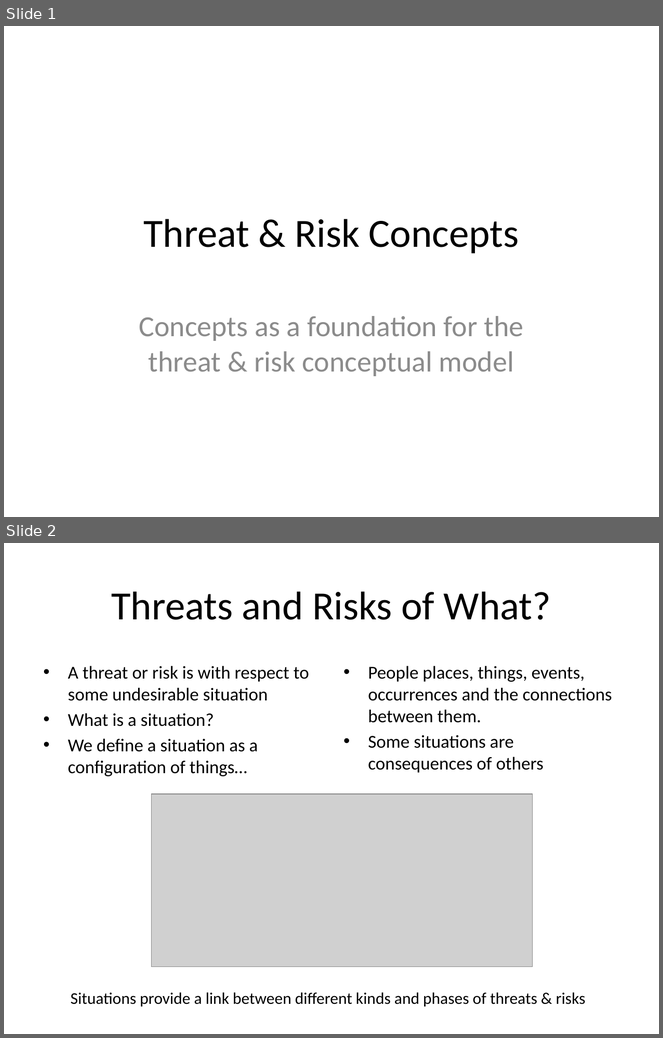
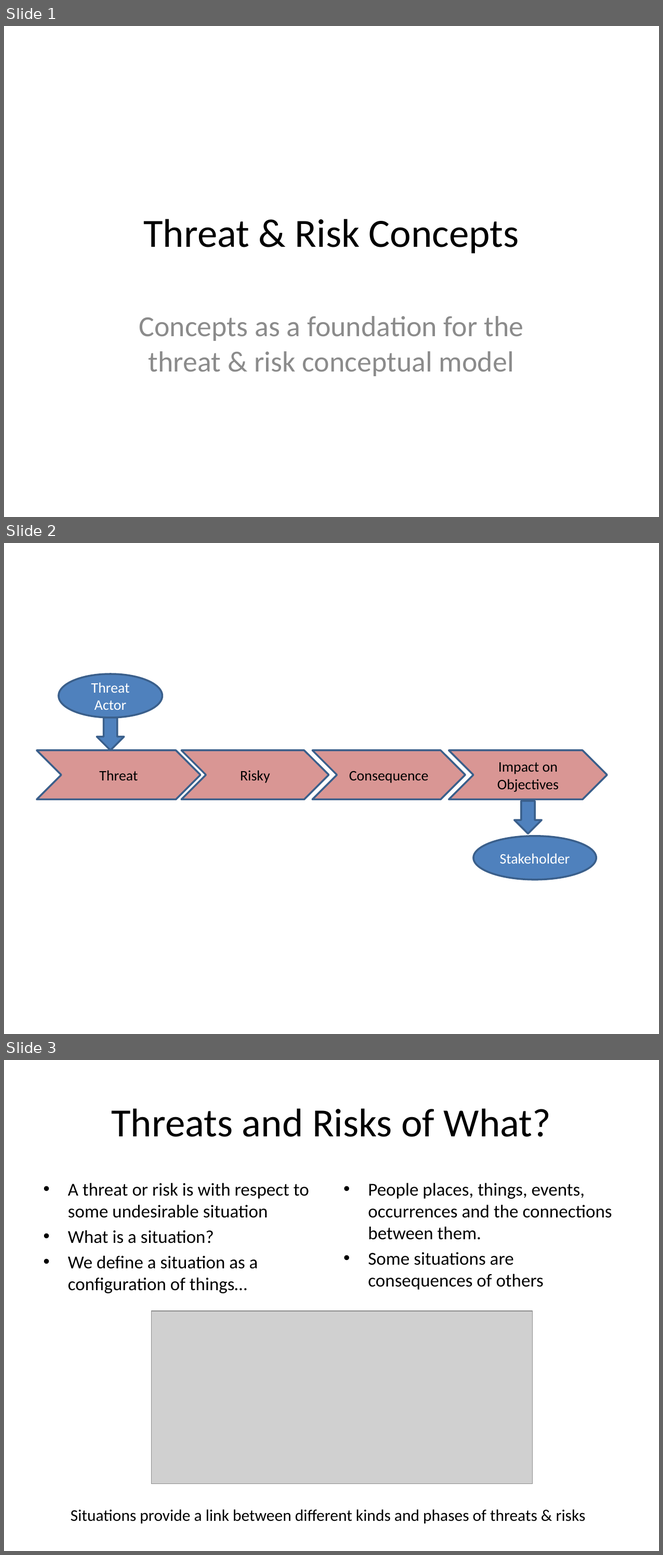
Before and after one commit to omg-threat-modeling/phase1, a slide deck: models/ModelDevelopment/Threat And Risk Concepts.pptx. Shown one above the other, each under a label of ours: slides 1 and 2 before the commit, slides 1, 2 and 3 after it. The pictures are 663x1038 and 663x1555 pixels, drawn with LibreOffice and Linux fonts; fonts in the diff are those of the drawing; grey boxes stand for pictures. Boxes give left, top, right and bottom in pixels: in the first picture for what was removed or moved away, otherwise in the second. Text is boxed around its words. In the diff, an @@ line names an element or a change of style, - is before the commit and + after.

Commit message:
threat and risk concepts update

```diff
--- a/models/ModelDevelopment/Threat And Risk Concepts.pptx
+++ b/models/ModelDevelopment/Threat And Risk Concepts.pptx
@@ slide 2 added at (4,543,659,1034), background #FFFFFF @@
@@ ellipse added at (59,674,162,718), fill #4F81BD, outline #3A5F8C 2 pt, 16 pt, text #FFFFFF @@
+Threat
+Actor
@@ down arrow added at (97,718,125,750), fill #4F81BD, outline #3A5F8C 2 pt @@
@@ chevron added at (37,750,201,800), fill #D99694, outline #3A5F8C 2 pt, 16 pt, text #000000 @@
+Threat
@@ chevron added at (181,750,329,800), fill #D99694, outline #3A5F8C 2 pt, 16 pt, text #000000 @@
+Risky
@@ chevron added at (312,750,465,800), fill #D99694, outline #3A5F8C 2 pt, 16 pt, text #000000 @@
+Consequence
@@ chevron added at (449,750,607,800), fill #D99694, outline #3A5F8C 2 pt, 16 pt, text #000000 @@
+Impact on Objectives
@@ down arrow added at (515,801,542,834), fill #4F81BD, outline #3A5F8C 2 pt @@
@@ ellipse added at (474,836,597,880), fill #4F81BD, outline #3A5F8C 2 pt, 16 pt, text #FFFFFF @@
+Stakeholder
@@ what was slide 2 is now slide 3 @@
```
Also in this commit, not shown: 7 slides changed, 1 other slide added, 3 other files.
